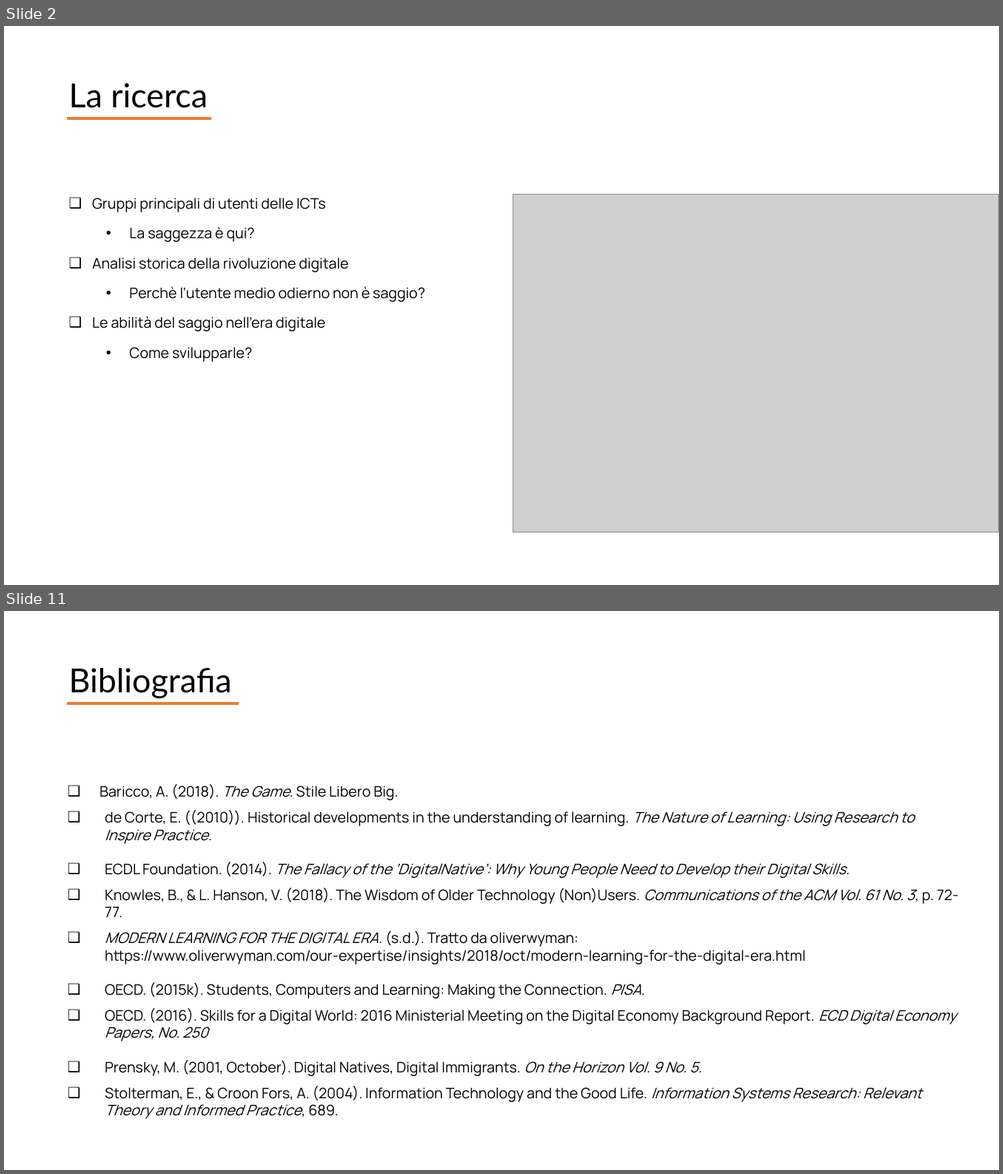
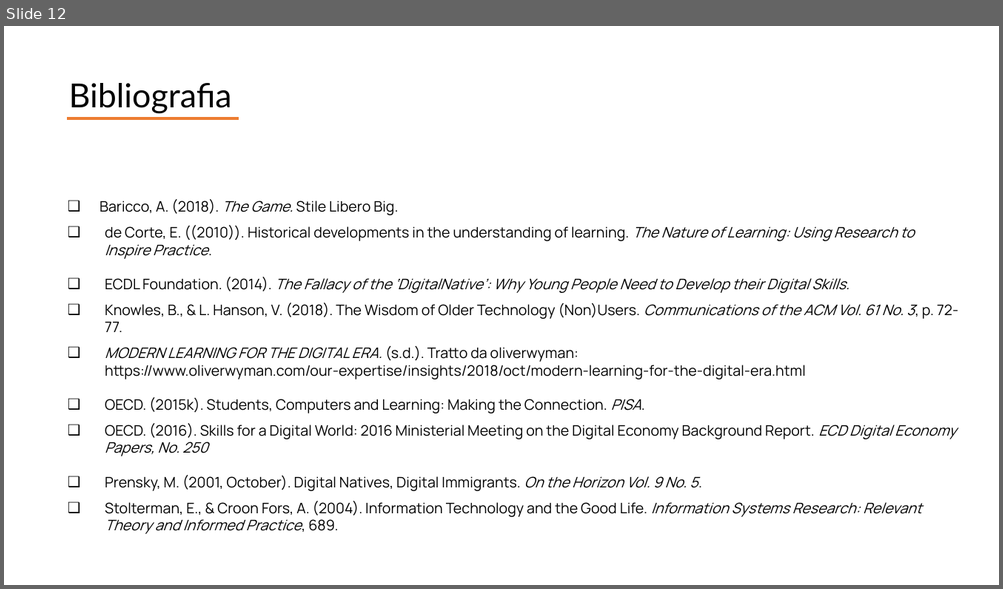
Before and after one commit to giocoal/air-quality-milano-interactive-data-visualization-tableau, a slide deck: Report/Report_progetto_Carbone_Cavallaro_Marconzini_Scuri.pptx. Shown one above the other, each under a label of ours: slides 2 and 11 before the commit, slide 12 after it; the slides between them are not shown. The pictures are 1003x1174 and 1003x589 pixels, drawn with LibreOffice and Linux fonts; fonts in the diff are those of the drawing; grey boxes stand for pictures. Boxes give left, top, right and bottom in pixels: in the first picture for what was removed or moved away, otherwise in the second. Text is boxed around its words. In the diff, an @@ line names an element or a change of style, - is before the commit and + after.

```diff
--- a/Report/Report_progetto_Carbone_Cavallaro_Marconzini_Scuri.pptx
+++ b/Report/Report_progetto_Carbone_Cavallaro_Marconzini_Scuri.pptx
@@ slide 2 removed at box(4, 26, 999, 585), background #FFFFFF @@
@@ text removed at box(69, 83, 208, 108) @@
-La ricerca
@@ line removed from (68, 118) to (211, 118) @@
@@ text removed at box(92, 198, 425, 362) @@
-❑ Gruppi principali di utenti delle ICTs
-  • La saggezza è qui?
-❑ Analisi storica della rivoluzione digitale
-  • Perchè l’utente medio odierno non è saggio?
-❑ Le abilità del saggio nell’era digitale
-  • Come svilupparle?
@@ picture removed at box(513, 194, 999, 533) @@
@@ what was slide 11 is now slide 12 @@
```
Also in this commit, not shown: 3 slides changed, 8 slides added, 6 other slides removed, 8 other files.
